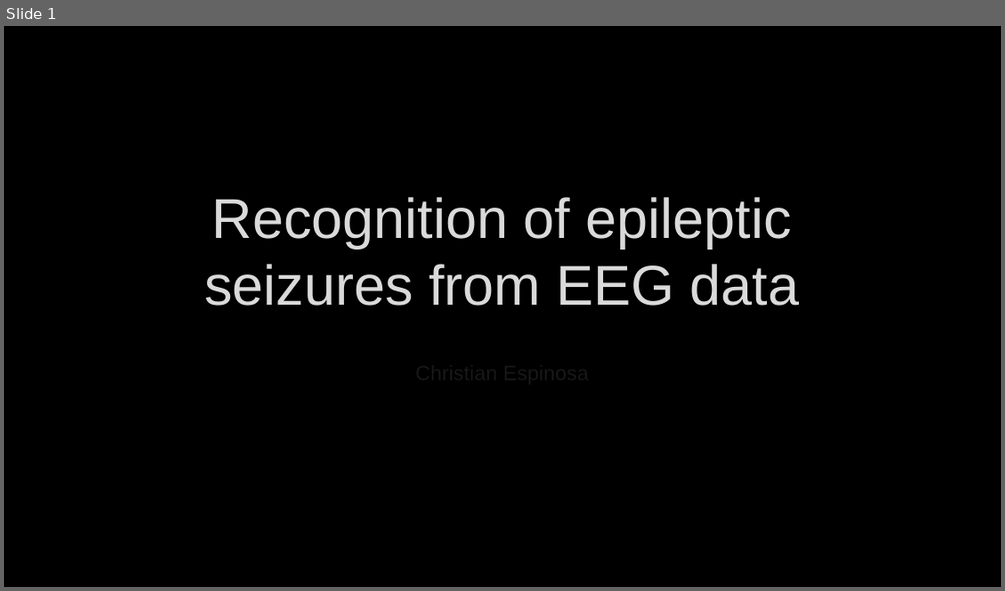
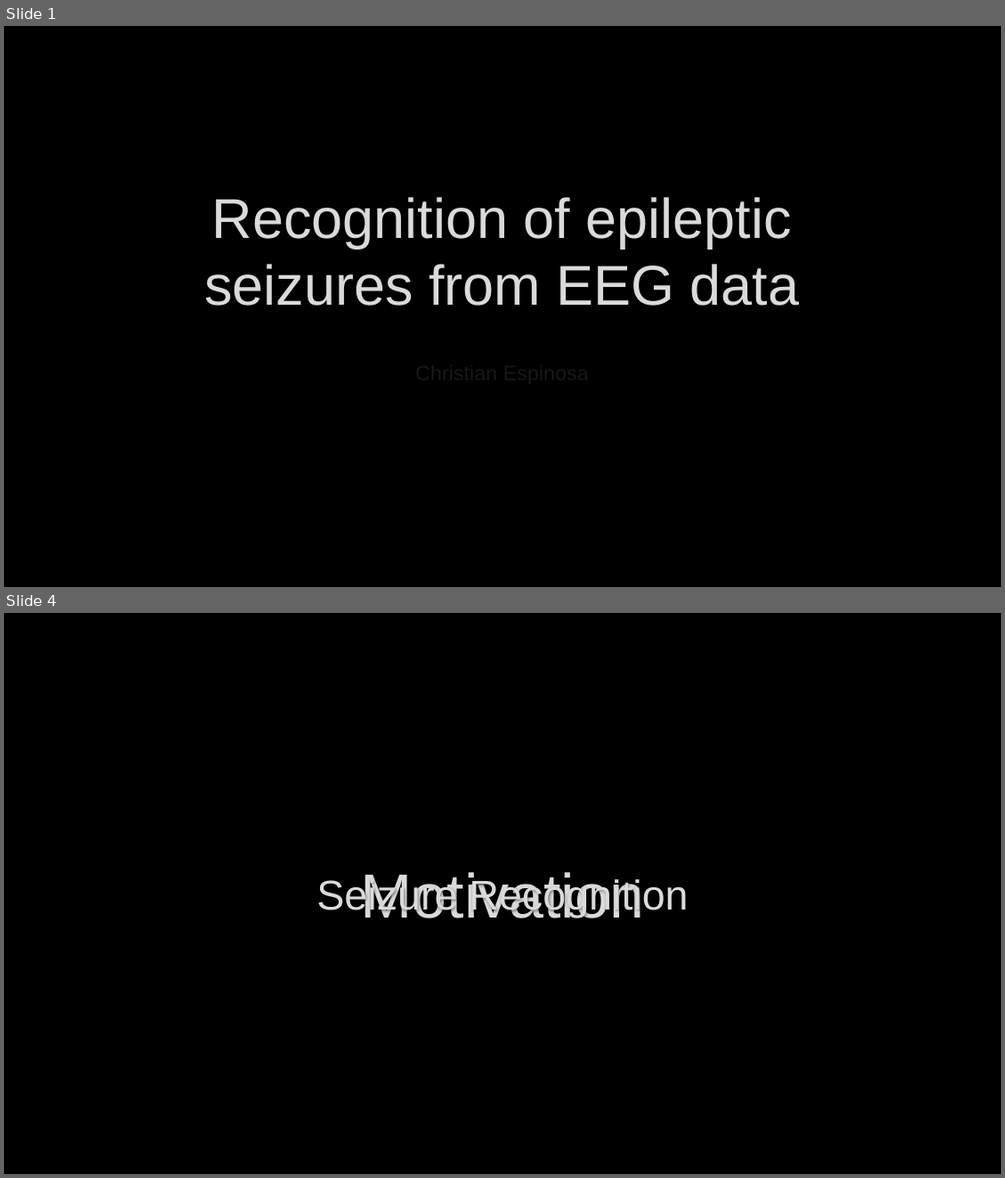
Before and after one commit to Christian-Espinosa/TFG-AI-detection-seizures, a slide deck: Documentation/PresentacióTFG.pptm. Shown one above the other, each under a label of ours: slide 1 before the commit, slides 1 and 4 after it; the slides between them are not shown. The pictures are 1005x591 and 1005x1178 pixels, drawn with LibreOffice and Linux fonts; fonts in the diff are those of the drawing; background and template pictures are left out. Boxes give left, top, right and bottom in pixels: in the first picture for what was removed or moved away, otherwise in the second. Text is boxed around its words. In the diff, an @@ line names an element or a change of style, - is before the commit and + after.

```diff
--- a/Documentation/PresentacióTFG.pptm
+++ b/Documentation/PresentacióTFG.pptm
@@ slide 4 added at [4,613,1001,1174], background picture (left out) @@
@@ title added at [316,876,688,917], 40 pt, text #DADADA @@
+Seizure Recognition
@@ text added at [360,872,644,918], 60 pt, text #DADADA @@
+Motivation
```
Also in this commit, not shown: 13 other slides added, 1 slide removed, 2 other files.
